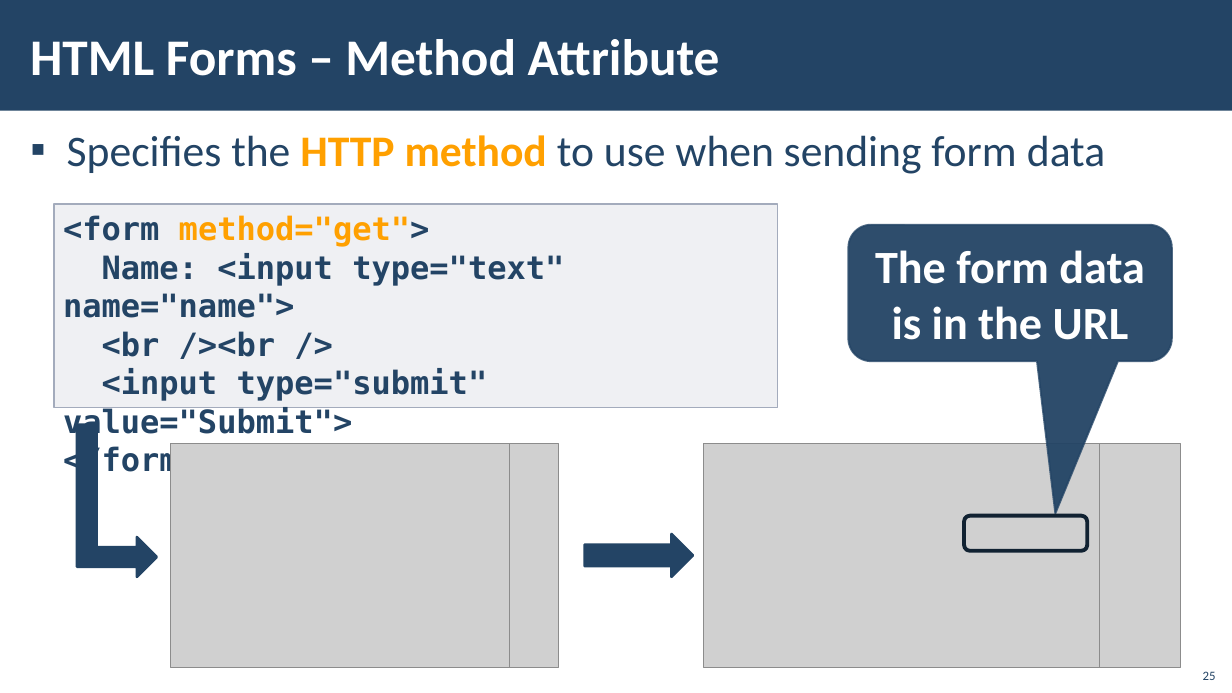
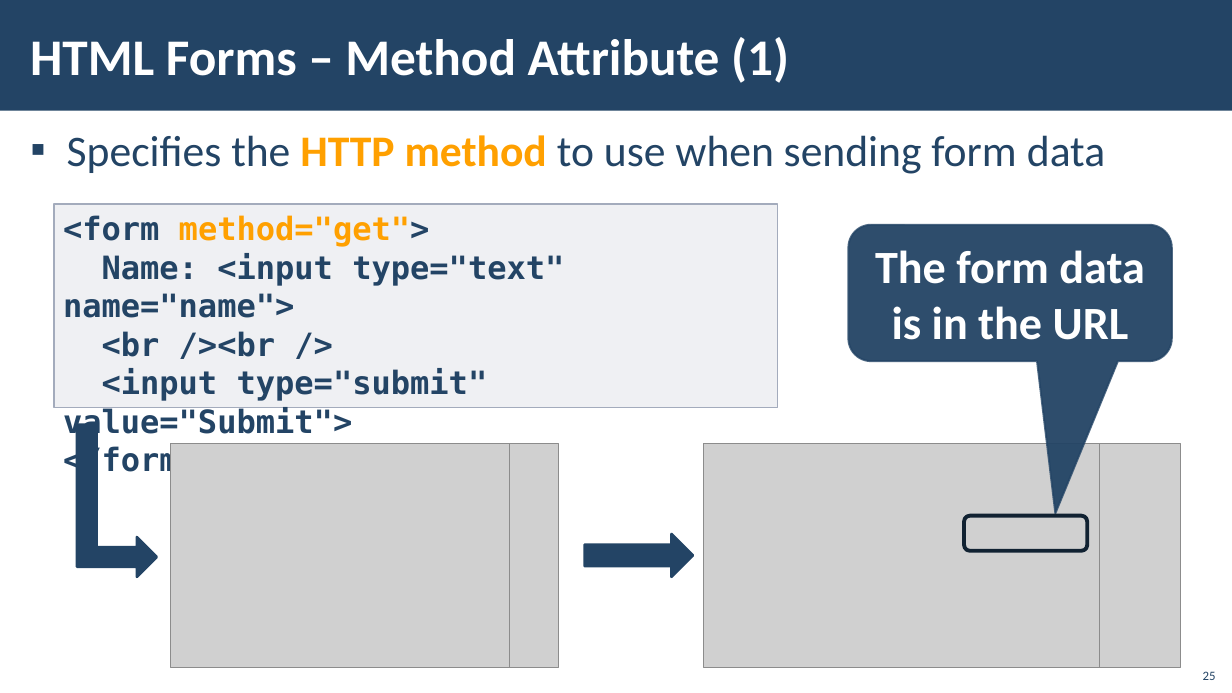
Before and after one commit to vasildimov98/softuni-tutorials, a slide deck: slide 25 of 08.C#Web/1.WebBesic/01.HTTPProtocol/01. CSharp-Web-Basics-Server-HTTP.pptx. Drawn at 1232x693 pixels with LibreOffice and Linux fonts; fonts in the diff are those of the drawing; grey boxes stand for pictures; background and template pictures are left out. Boxes give left, top, right and bottom in pixels: in the first picture for what was removed or moved away, otherwise in the second. Text is boxed around its words. In the diff, an @@ line names an element or a change of style, - is before the commit and + after.

```diff
--- a/08.C#Web/1.WebBesic/01.HTTPProtocol/01. CSharp-Web-Basics-Server-HTTP.pptx
+++ b/08.C#Web/1.WebBesic/01.HTTPProtocol/01. CSharp-Web-Basics-Server-HTTP.pptx
@@ title at bbox=[30, 37, 789, 83]: text changed @@
-HTML Forms – Method Attribute
+HTML Forms – Method Attribute (1)
```
Also in this commit, not shown: 5 other slides changed, 1 other file.
